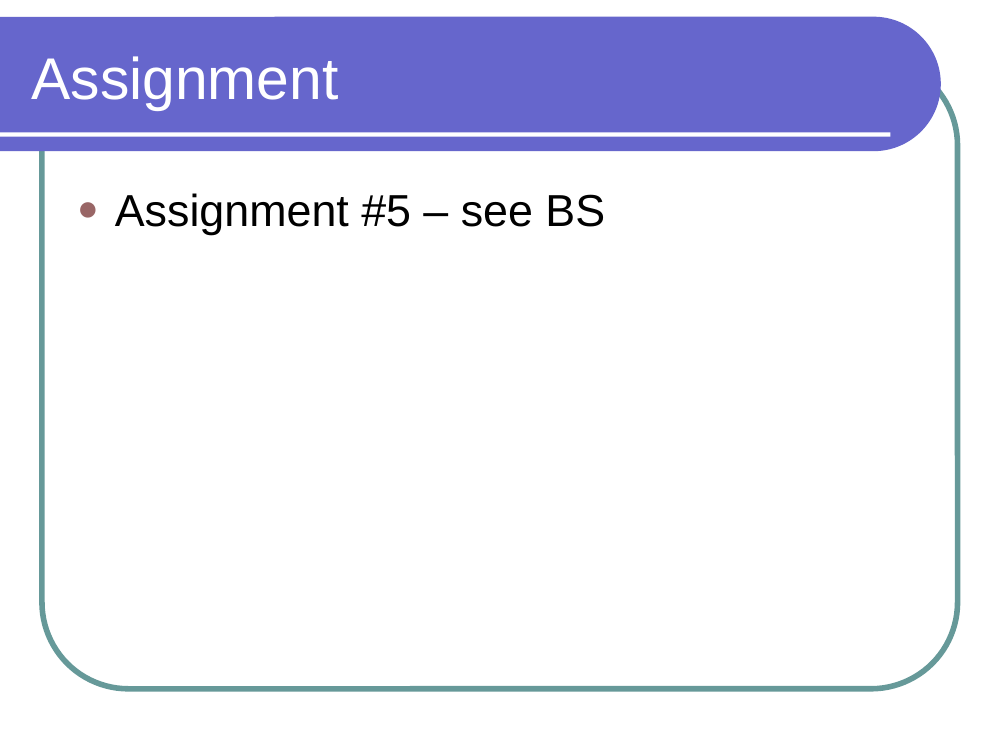
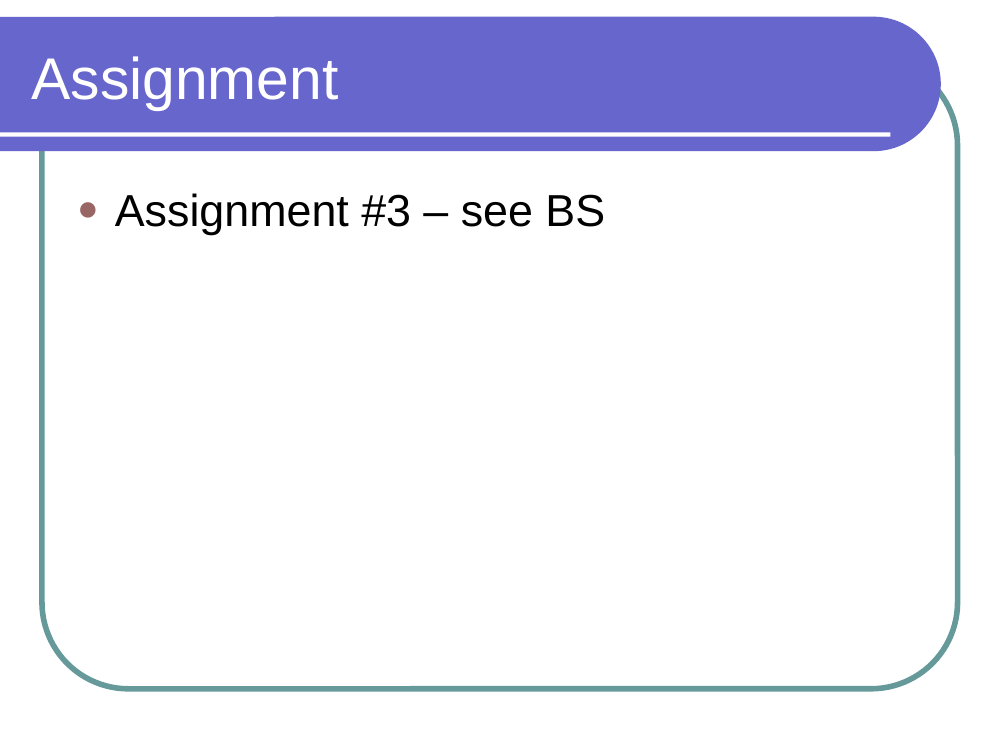
Before and after one commit to lutzhamel/CSC301, a slide deck: slide 12 of notes/csc301-ln011.ppt. Drawn at 1008x756 pixels with LibreOffice and Linux fonts; fonts in the diff are those of the drawing. Boxes give left, top, right and bottom in pixels: in the first picture for what was removed or moved away, otherwise in the second. Text is boxed around its words. In the diff, an @@ line names an element or a change of style, - is before the commit and + after.

```diff
--- a/notes/csc301-ln011.ppt
+++ b/notes/csc301-ln011.ppt
@@ text at box(115, 193, 605, 235): text changed @@
-● Assignment #5 – see BS
+● Assignment #3 – see BS
```
Also in this commit, not shown: 1 other file.
